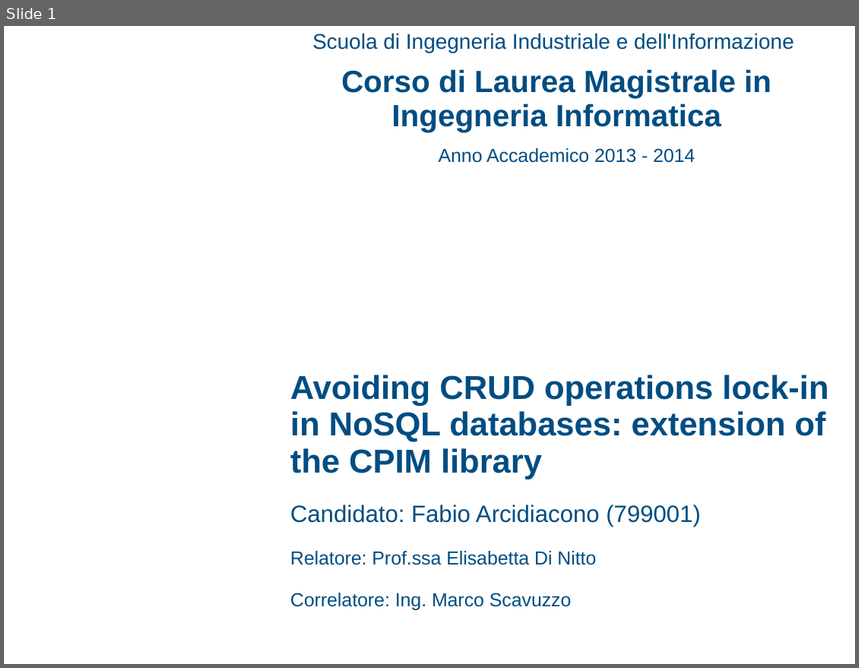
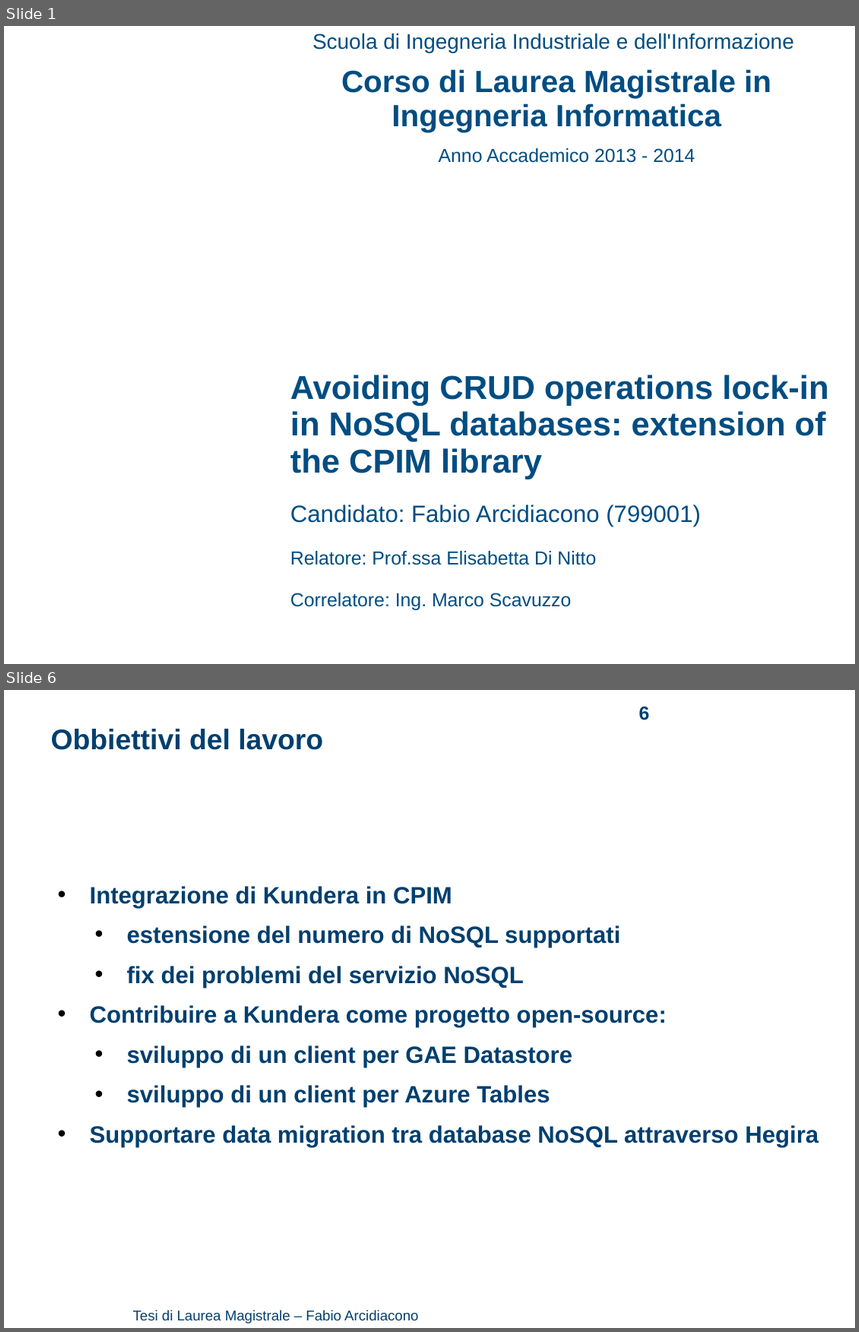
Before and after one commit to arci/thesis, a slide deck: presentation/ThesisPresentation.ppt. Shown one above the other, each under a label of ours: slide 1 before the commit, slides 1 and 6 after it; the slides between them are not shown. The pictures are 859x668 and 859x1332 pixels, drawn with LibreOffice and Linux fonts; fonts in the diff are those of the drawing; background and template pictures are left out. Boxes give left, top, right and bottom in pixels: in the first picture for what was removed or moved away, otherwise in the second. Text is boxed around its words. In the diff, an @@ line names an element or a change of style, - is before the commit and + after.

```diff
--- a/presentation/ThesisPresentation.ppt
+++ b/presentation/ThesisPresentation.ppt
@@ slide 6 added at box(4, 690, 855, 1328), background #FFFFFF @@
@@ page number added at box(639, 706, 650, 720), 16 pt, text #003F6E, bold @@
+6
@@ text added at box(51, 729, 323, 750), 24 pt, text #003F6E, bold @@
+Obbiettivi del lavoro
@@ text added at box(90, 886, 819, 1148), 20 pt, text #003F6E, bold @@
+• Integrazione di Kundera in CPIM
+  • estensione del numero di NoSQL supportati
+  • fix dei problemi del servizio NoSQL
+• Contribuire a Kundera come progetto open-source:
+  • sviluppo di un client per GAE Datastore
+  • sviluppo di un client per Azure Tables
+• Supportare data migration tra database NoSQL attraverso Hegira
@@ text added at box(133, 1310, 418, 1324), 12 pt, text #003F6E @@
+Tesi di Laurea Magistrale – Fabio Arcidiacono
```
Also in this commit, not shown: 3 slides changed, 10 other slides added, 4 slides removed, 1 other file.
